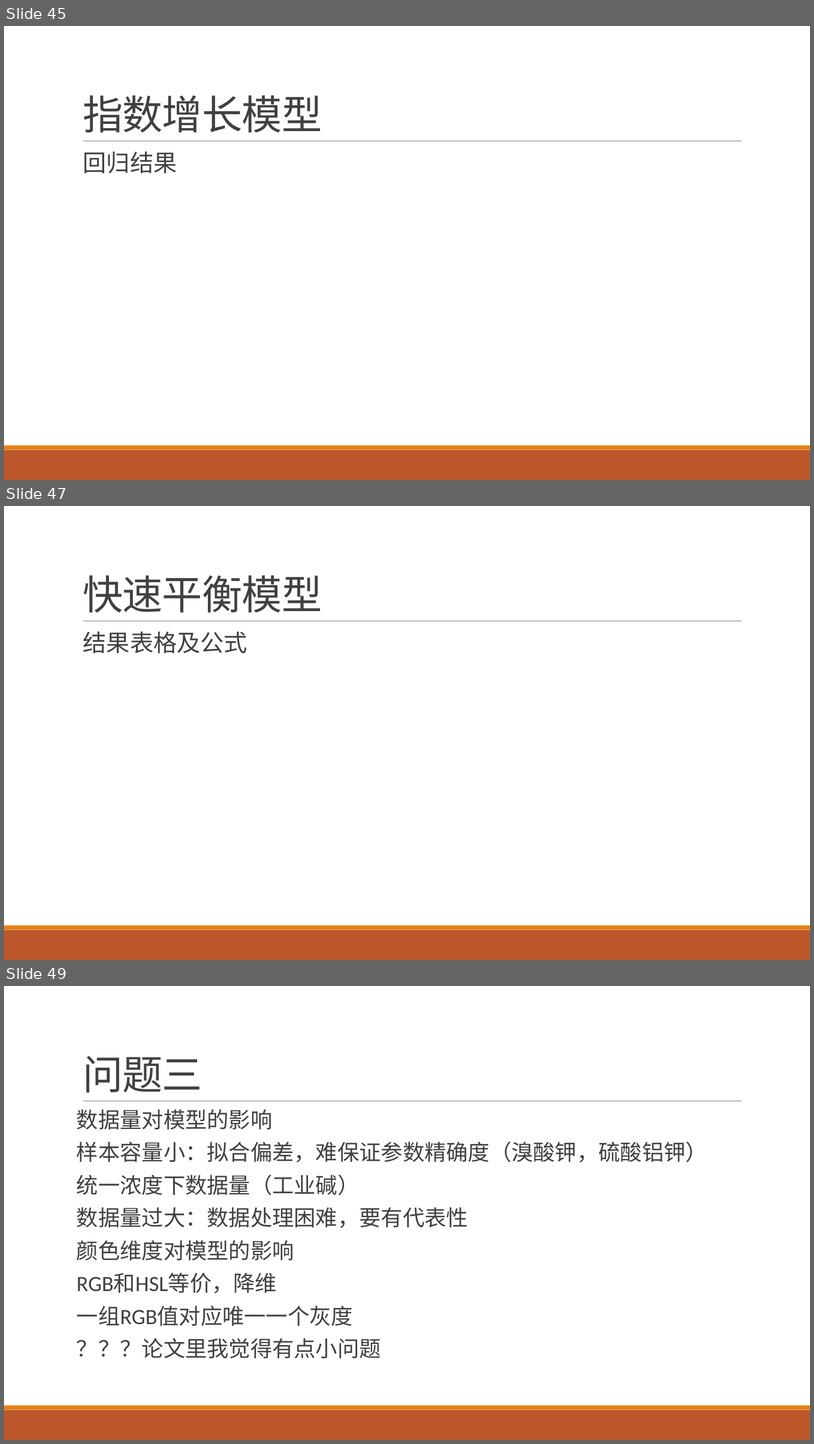
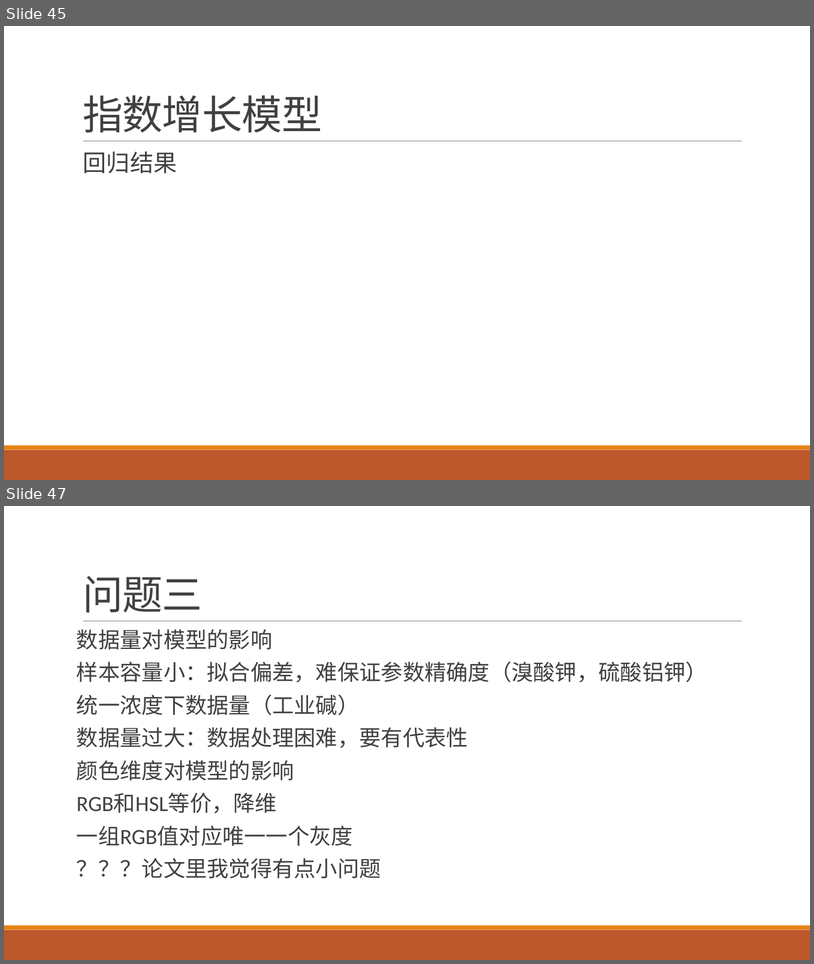
Before and after one commit to yuanjingsong/MCM_Homework, a slide deck: PreG21.pptx. Shown one above the other, each under a label of ours: slides 45, 47 and 49 before the commit, slides 45 and 47 after it; the slides between them are not shown. The pictures are 814x1444 and 814x964 pixels, drawn with LibreOffice and Linux fonts; fonts in the diff are those of the drawing. Boxes give left, top, right and bottom in pixels: in the first picture for what was removed or moved away, otherwise in the second. Text is boxed around its words. In the diff, an @@ line names an element or a change of style, - is before the commit and + after.

Commit message:
ppt Q2 MM

```diff
--- a/PreG21.pptx
+++ b/PreG21.pptx
@@ slide 47 removed at <box>4,506,810,960</box>, background #FFFFFF; not listed: 3 template elements that a slide beside it also shows @@
@@ title removed at <box>83,575,322,613</box> @@
-快速平衡模型
@@ text removed at <box>83,631,248,653</box> @@
-  结果表格及公式
@@ what was slide 49 is now slide 47 @@
```
Also in this commit, not shown: 3 slides changed, 1 other slide removed.
